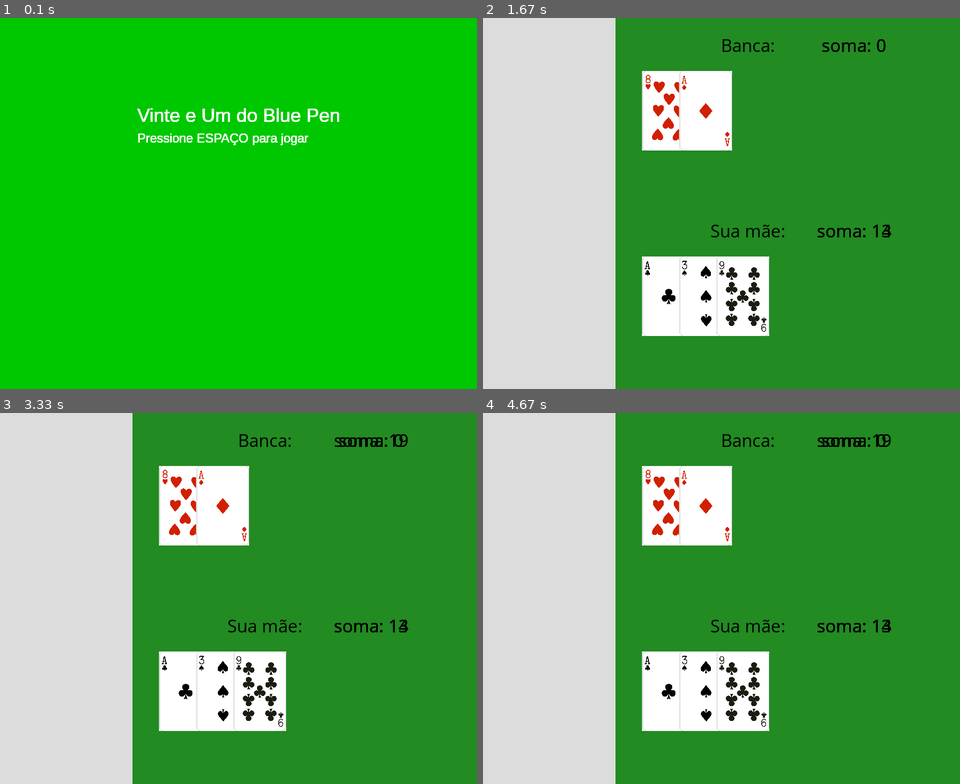
Above: before the commit, frames 1-4 (two rows, left to right).
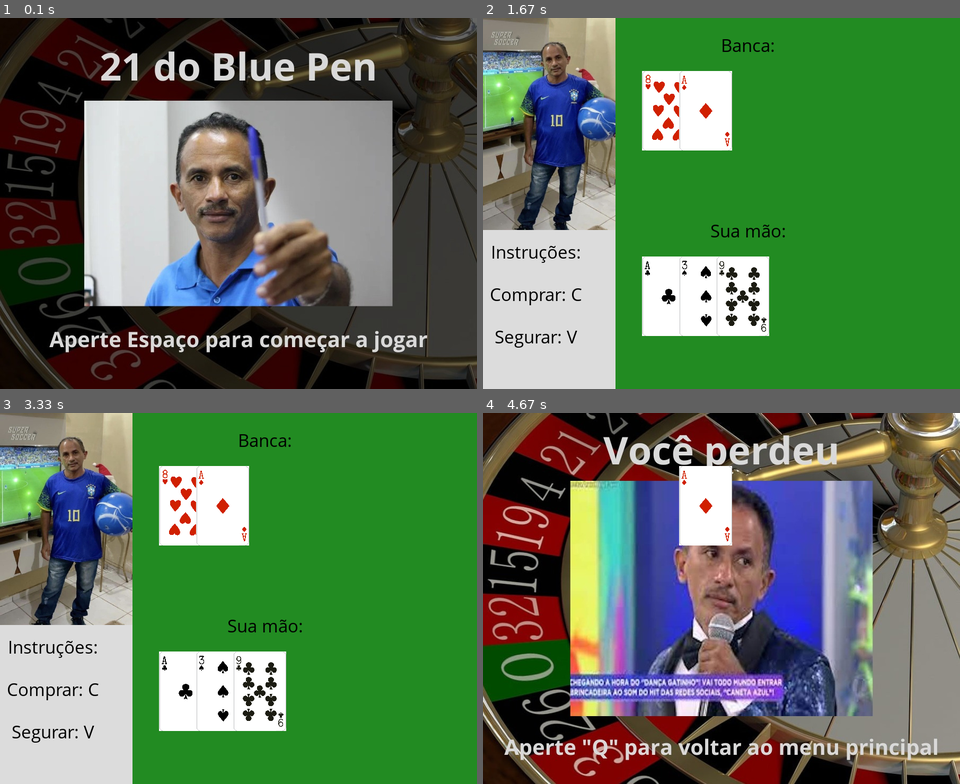
Above: after the commit, the same moments.

Repository: EffEmPee/projeto-poo1
Game: pygame game, started from jogo.py
Same seed, same stepped clock (60 frames per second), same inputs: the game is played once before the commit and once after it.
Inputs:
- Up to frame 1 (0.1 s): no input
- Up to frame 2 (1.67 s): tap Space at 0.33 s; tap C at 0.67 s; tap V at 1 s
- Up to frame 3 (3.33 s): no input
- Up to frame 4 (4.67 s): tap V at 4.33 s

The runs differ from the first frame. In frame 1, 100% of the frame differs, in the area x 0-100%, y 0-100%; in frame 2, 16%; in frame 3, 16%; in frame 4, 97%.

Commit message:
versao do jogo sem as musicas

Diff:
--- a/jogo.py
+++ b/jogo.py
@@ -31,32 +31,27 @@
             if event.type == pygame.QUIT:
                 pygame.quit()
                 quit()
+
+        tela.blit(imagem_menu_principal, (0, 0))
         pygame.display.flip()
-
-        texto = font.render("Vinte e Um do Blue Pen", True, white)
-        texto_posicao = texto.get_rect(center=(largura_tela//2, altura_tela// 3 - 50))
-        tela.blit(texto, texto_posicao)
-
-        texto2 = legenda.render("Pressione ESPAÇO para jogar", True, white)
-        texto2_posicao = texto.get_rect(center=(largura_tela//2, altura_tela//3))
-        tela.blit(texto2, texto2_posicao)
-
 
 def jogar():
     tela.fill(plano_de_fundo)
     pygame.draw.rect(tela, grey, pygame.Rect(0, 0, 250, 700))
+    tela.blit(imagem_tela_jogo, (0, 0))
+    texto("Instruções:", 100, 440)
+    texto("Comprar: C", 100, 520)
+    texto("Segurar: V", 100, 600)
 
     jogo = VinteUm(tela)
 
     texto("Banca:", 500, 50)
-    texto("Sua mãe:", 500, 400)
+    texto("Sua mão:", 500, 400)
 
     jogo.distribuir()
 
     while True:
         for event in pygame.event.get():
-            texto(f"soma: {jogo.banca.soma}", 700, 50)
-            texto(f"soma: {jogo.jogador.soma}", 700, 400)
             if event.type == pygame.KEYDOWN:
                 if event.key == pygame.K_c:
                     jogo.comprar()
@@ -67,6 +62,7 @@
             if event.type == pygame.QUIT:
                 pygame.quit()
                 quit()
+            # texto(f"soma: {jogo.banca.soma}", 700, 50)
+            # texto(f"soma: {jogo.jogador.soma}", 700, 400)
         pygame.display.flip()
-
 menu_de_jogo()
--- a/utils.py
+++ b/utils.py
@@ -24,3 +24,10 @@
 textfont = pygame.font.SysFont('Comic Sans MS', 35)
 game_end = pygame.font.SysFont('dejavusans', 100)
 blackjack = pygame.font.SysFont('roboto', 70)
+
+imagem_jogador_perdeu = pygame.image.load("imagem-caneta-azul/jogador perdeu.jpeg")
+imagem_jogador_ganhou = pygame.image.load("imagem-caneta-azul/jogador ganhou.jpeg")
+imagem_jogador_empatou = pygame.image.load("imagem-caneta-azul/jogador empatou.jpeg")
+imagem_menu_principal = pygame.image.load("imagem-caneta-azul/tela_inicial.jpeg")
+imagem_tela_jogo = pygame.image.load("imagem-caneta-azul/imagem_jogo.jpeg")
+imagem_tela_jogo = pygame.transform.scale(imagem_tela_jogo, (250, 400))
--- a/vinteum.py
+++ b/vinteum.py
@@ -15,6 +15,7 @@
     self.banca = Mao()
     self.tela = tela
     self.segurou = False
+    self.jogando = True
 
     self.baralho.embaralhar()
 
@@ -32,23 +33,34 @@
     self.tela.blit(convCarta(self.jogador.imagens[1]), (370, 450))
 
   def checarResultado(self):
-    print(self.jogador.soma)
+
+    pygame.time.delay(1000)
     if self.jogador.soma > 21:
-      # self.tela.fill(red)
-      print('estourou')
+      self.tela.fill(black)
+      self.tela.blit(imagem_jogador_perdeu, (0, 0))
+      print('jogador estourou')
+      print('jogador perdeu')
     elif self.banca.soma > 21:
-      # self.tela.fill(green)
-      print('ganhou')
+      self.tela.fill(black)
+      self.tela.blit(imagem_jogador_ganhou, (0, 0))
+      print('banca estourou')
+      print('jogador ganhou')
     elif self.banca.soma == self.jogador.soma:
-      # self.tela.fill(white)
-      print('empate')
+      self.tela.fill(black)
+      self.tela.blit(imagem_jogador_empatou, (0, 0))
+      print('pontuação se igualou')
+      print('jogador empatou')
     elif self.jogador.soma > self.banca.soma:
-      # self.tela.fill(green)
-      print('ganhou 2')
+      self.tela.fill(black)
+      self.tela.blit(imagem_jogador_ganhou, (0, 0))
+      print('jogador fez maior pontuação')
+      print('jogador ganhou')
     else:
-      print('banca')
-      # BANCA ganhou
-      # self.tela.fill(green)
+      self.tela.fill(black)
+      self.tela.blit(imagem_jogador_perdeu, (0, 0))
+      print('banca fez maior pontução')
+      print('jogador perdeu')
+
 
   def comprar(self):
     if not self.segurou:
@@ -59,11 +71,13 @@
       self.tela.blit(convCarta(self.jogador.imagens[i]), (300 + i*70 ,450))
 
       self.jogador.calcularMao()
+      pygame.display.flip()
 
     if self.jogador.soma > 21:
       self.checarResultado()
 
   def segurar(self):
+    self.segurou = True
     i = 2
 
     self.tela.blit(convCarta(self.banca.imagens[1]), (370 ,100))
@@ -72,15 +86,16 @@
     pygame.time.wait(2000)
 
     while self.jogador.soma > self.banca.soma < 17:
-      self.segurou = True
+
       self.banca.adicionar(self.baralho.comprar())
 
       self.tela.blit(convCarta(self.banca.imagens[i]), (300 + i*70 ,100))
-      pygame.display.flip()
 
       self.banca.calcularMao()
+      # texto(f"soma: {jogo.banca.soma}", 700, 50)
       print('soma banca:', self.banca.soma)
 
+      pygame.display.flip()
       pygame.time.wait(1500)
       i += 1
 
Binary file added: imagem-caneta-azul/imagem_jogo.jpeg
Binary file added: imagem-caneta-azul/jogador empatou.jpeg
Binary file added: imagem-caneta-azul/jogador ganhou.jpeg
Binary file added: imagem-caneta-azul/jogador perdeu.jpeg
Binary file added: imagem-caneta-azul/tela_inicial.jpeg
